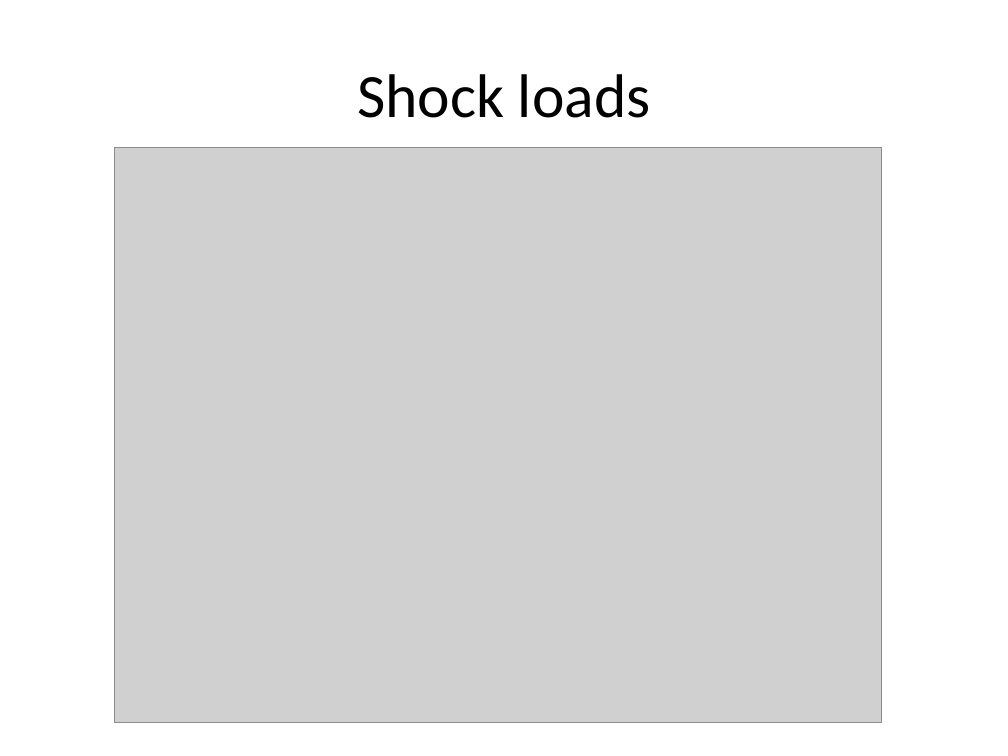
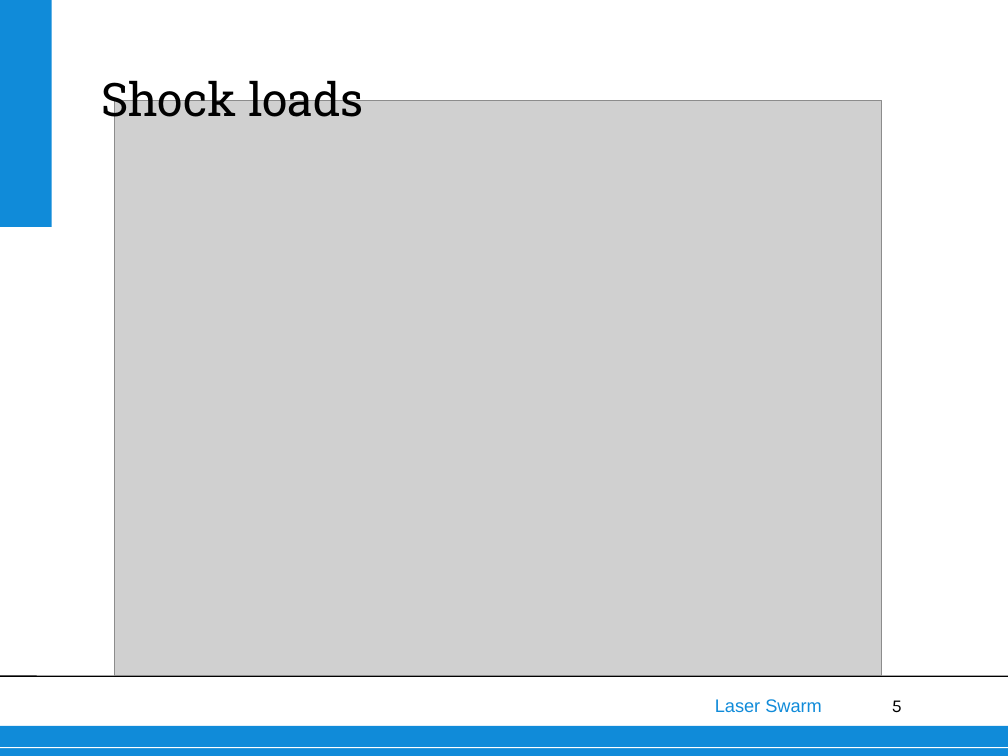
Before and after one commit to thewisenerd/laser-swarm, a slide deck: slide 5 of finalPresentation/subsections/Launch loads.ppt. Drawn at 1008x756 pixels with LibreOffice and Linux fonts; fonts in the diff are those of the drawing; grey boxes stand for pictures; background and template pictures are left out. Boxes give left, top, right and bottom in pixels: in the first picture for what was removed or moved away, otherwise in the second. Text is boxed around its words. In the diff, an @@ line names an element or a change of style, - is before the commit and + after.

Commit message:
Added Launch loads

```diff
--- a/finalPresentation/subsections/Launch loads.ppt
+++ b/finalPresentation/subsections/Launch loads.ppt
@@ rectangle added at bbox=[0, 0, 51, 227], fill #108BD9 @@
@@ text "Shock loads": place and size @@
-text "Shock loads" at bbox=[357, 74, 650, 118]
+text "Shock loads" at bbox=[101, 74, 364, 127]
@@ text "Shock loads" at bbox=[101, 74, 364, 127]: size 44 to 33 pt, font Calibri to Roboto Slab; alignment centre to left; indent changed; vertical alignment middle to bottom @@
@@ picture: place and size @@
-picture at bbox=[115, 148, 882, 724]
+picture at bbox=[115, 100, 882, 675]
@@ line added from (0, 676) to (1008, 676), #000000 0.99 pt @@
@@ text added at bbox=[715, 699, 822, 712], 13 pt, text #108BD9 @@
+Laser Swarm
@@ page number added at bbox=[892, 700, 902, 713], 13 pt, text #000000 @@
+5
@@ rectangle added at bbox=[0, 726, 1008, 756], fill #108BD9 @@
@@ line added from (0, 748) to (1008, 748), #FFFFFF 0.74 pt @@
```
Also in this commit, not shown: 7 other slides changed, 1 other file.
